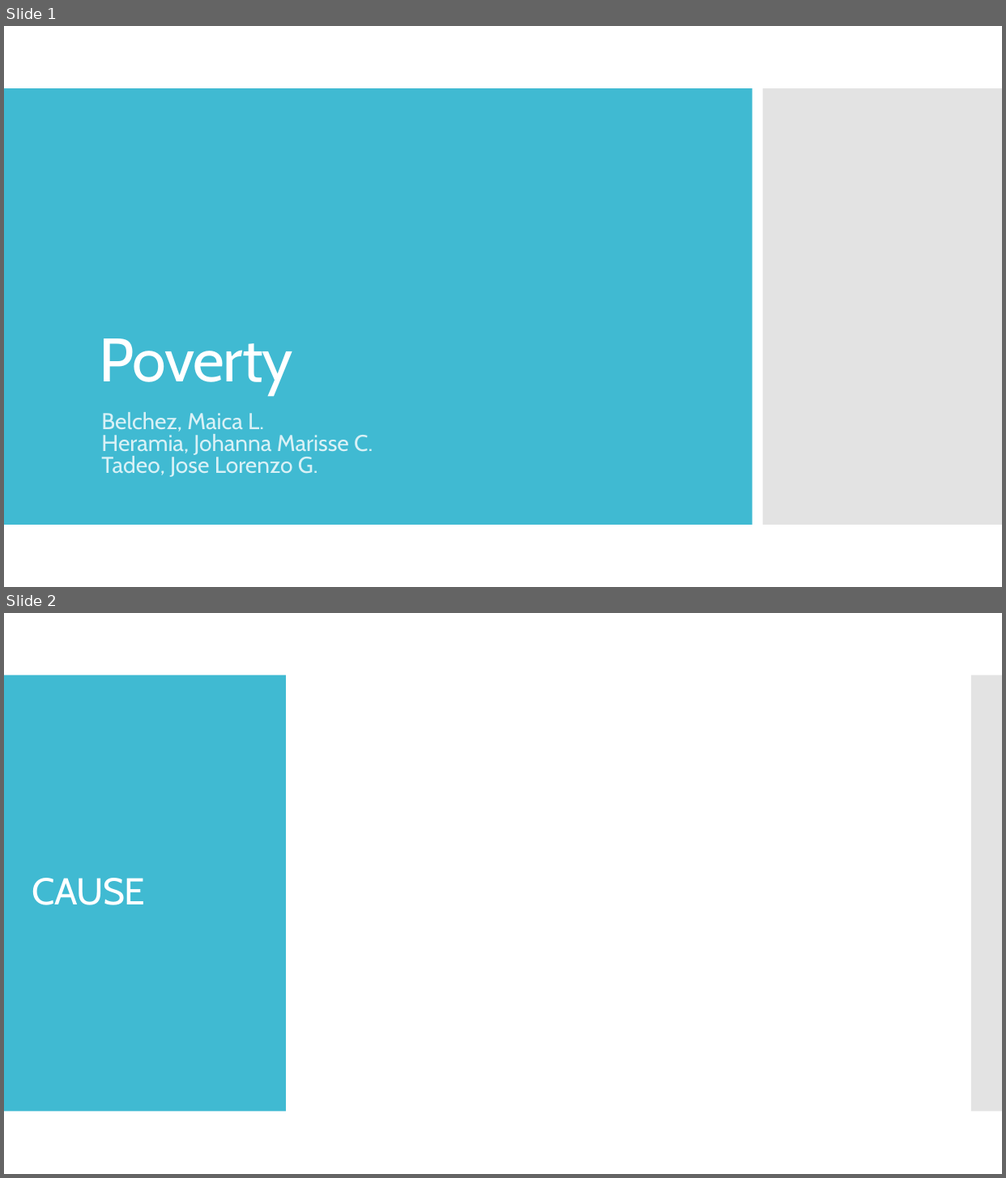
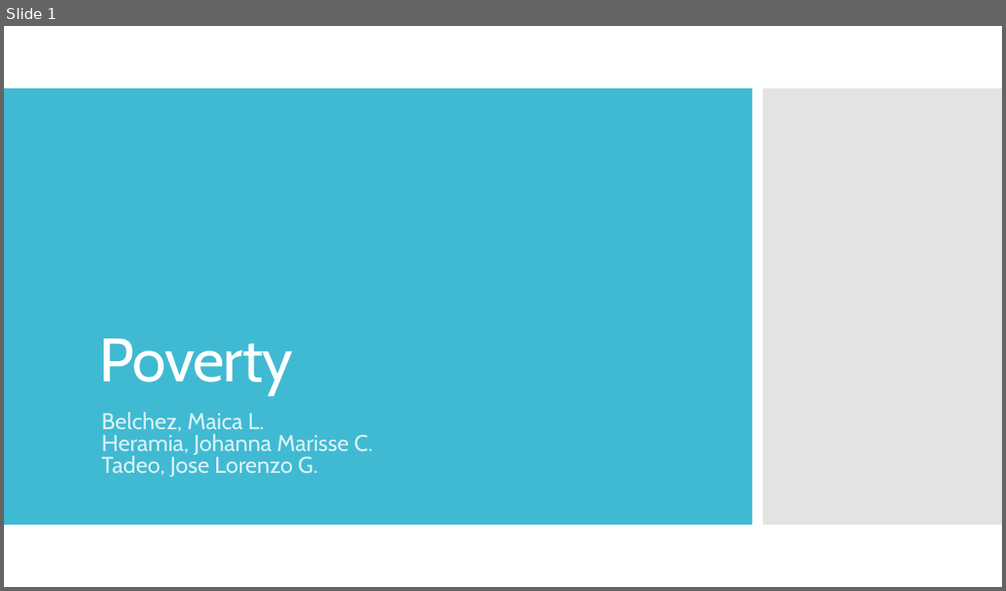
Before and after one commit to jcheramia7/IBMDESC-Poverty, a slide deck: Documentation/FinalPresentation.pptx. Shown one above the other, each under a label of ours: slides 1 and 2 before the commit, slide 1 after it. The pictures are 1006x1178 and 1006x591 pixels, drawn with LibreOffice and Linux fonts; fonts in the diff are those of the drawing. Boxes give left, top, right and bottom in pixels: in the first picture for what was removed or moved away, otherwise in the second. Text is boxed around its words. In the diff, an @@ line names an element or a change of style, - is before the commit and + after.

```diff
--- a/Documentation/FinalPresentation.pptx
+++ b/Documentation/FinalPresentation.pptx
@@ slide 2 removed at box(4, 613, 1002, 1174), background #FFFFFF @@
@@ rectangle removed at box(4, 675, 286, 1112) @@
@@ rectangle removed at box(971, 675, 1002, 1112) @@
@@ title removed at box(32, 878, 145, 905) @@
-CAUSE
```
Also in this commit, not shown: 1 slide changed, 5 slides added, 1 other slide removed.
